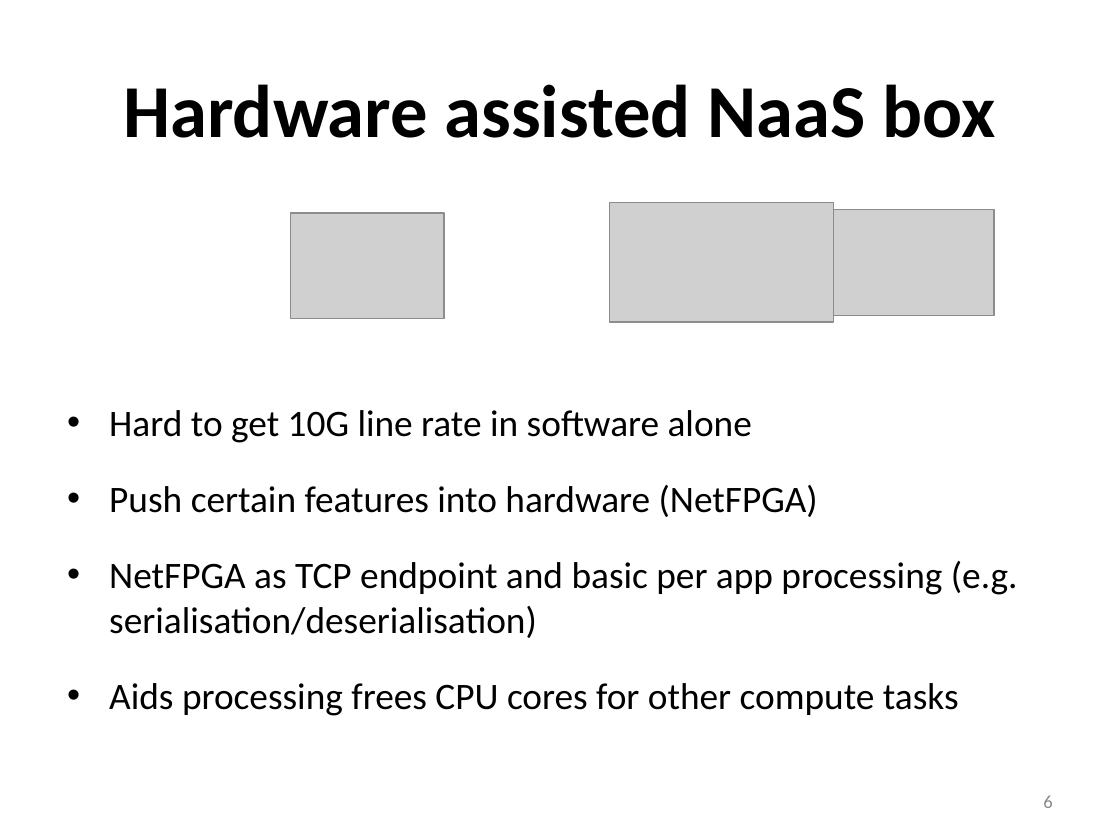
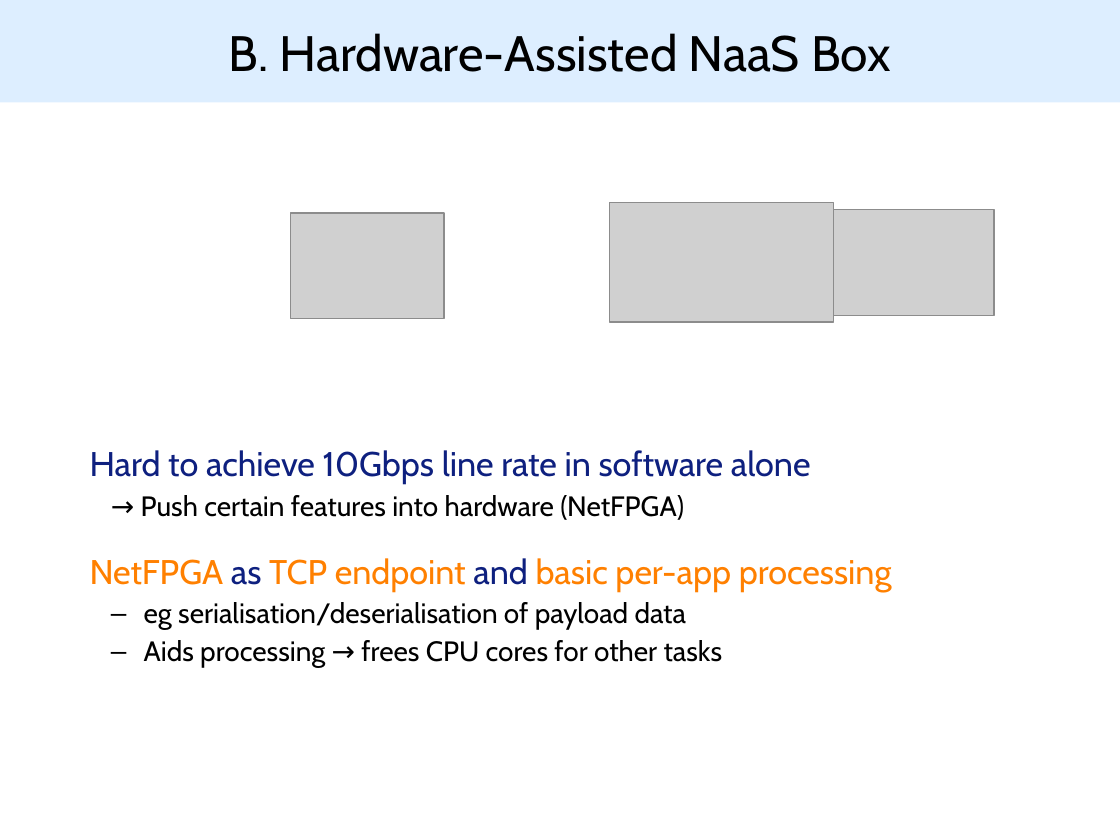
Before and after one commit to NaaS/naas.github.io, a slide deck: slide 8 of tg1pres/prp-naas-techgroup-cambs-14.pptx (slide 6 before the commit). Drawn at 1120x840 pixels with LibreOffice and Linux fonts; fonts in the diff are those of the drawing; grey boxes stand for pictures. Boxes give left, top, right and bottom in pixels: in the first picture for what was removed or moved away, otherwise in the second. Text is boxed around its words. In the diff, an @@ line names an element or a change of style, - is before the commit and + after.

```diff
--- a/tg1pres/prp-naas-techgroup-cambs-14.pptx
+++ b/tg1pres/prp-naas-techgroup-cambs-14.pptx
@@ title "B. Hardware-Assisted NaaS Box": place and size @@
-title "B. Hardware-Assisted NaaS Box" at <box>124,84,995,138</box>
+title "B. Hardware-Assisted NaaS Box" at <box>0,0,1120,102</box>
@@ title "B. Hardware-Assisted NaaS Box" at <box>0,0,1120,102</box>: fill none to #DDEEFF @@
@@ title at <box>228,33,891,72</box>: text changed; size 48 to 32 pt; font Calibri to Cabin; bold off @@
-Hardware assisted NaaS box
+B. Hardware-Assisted NaaS Box
@@ text at <box>90,450,892,668</box>: text changed; size 24 to 18 pt; font Calibri to Cabin @@
-• Hard to get 10G line rate in software alone
-• Push certain features into hardware (NetFPGA)
-• NetFPGA as TCP endpoint and basic per app processing (e.g. serialisation/deserialisation)
-• Aids processing frees CPU cores for other compute tasks
+• Hard to achieve 10Gbps line rate in software alone
+  → Push certain features into hardware (NetFPGA)
+• NetFPGA as TCP endpoint and basic per-app processing
+  – eg serialisation/deserialisation of payload data
+  – Aids processing → frees CPU cores for other tasks
@@ page number removed at <box>1043,795,1052,808</box> @@
-6
```
Also in this commit, not shown: 4 other slides changed, 5 slides added, 2 slides removed.
